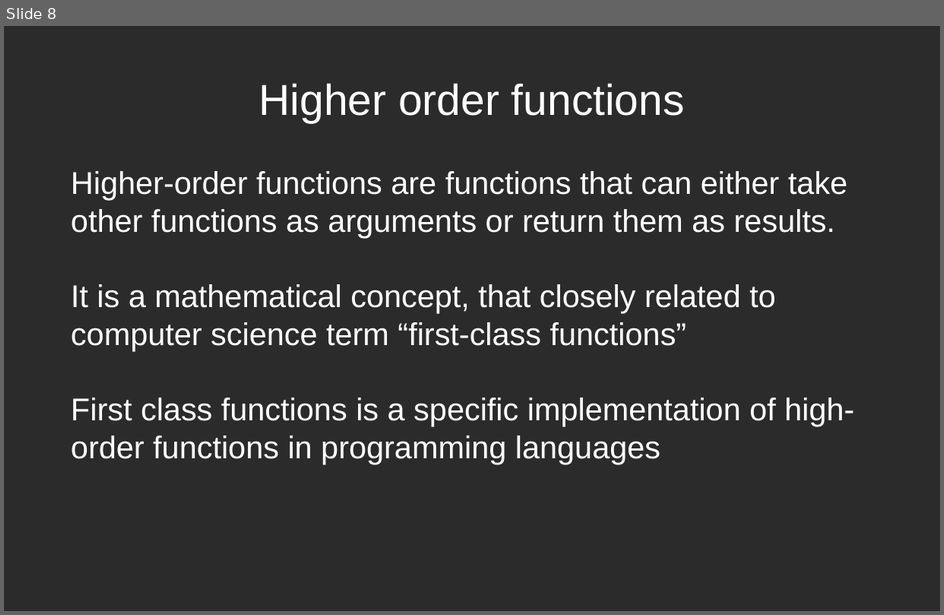
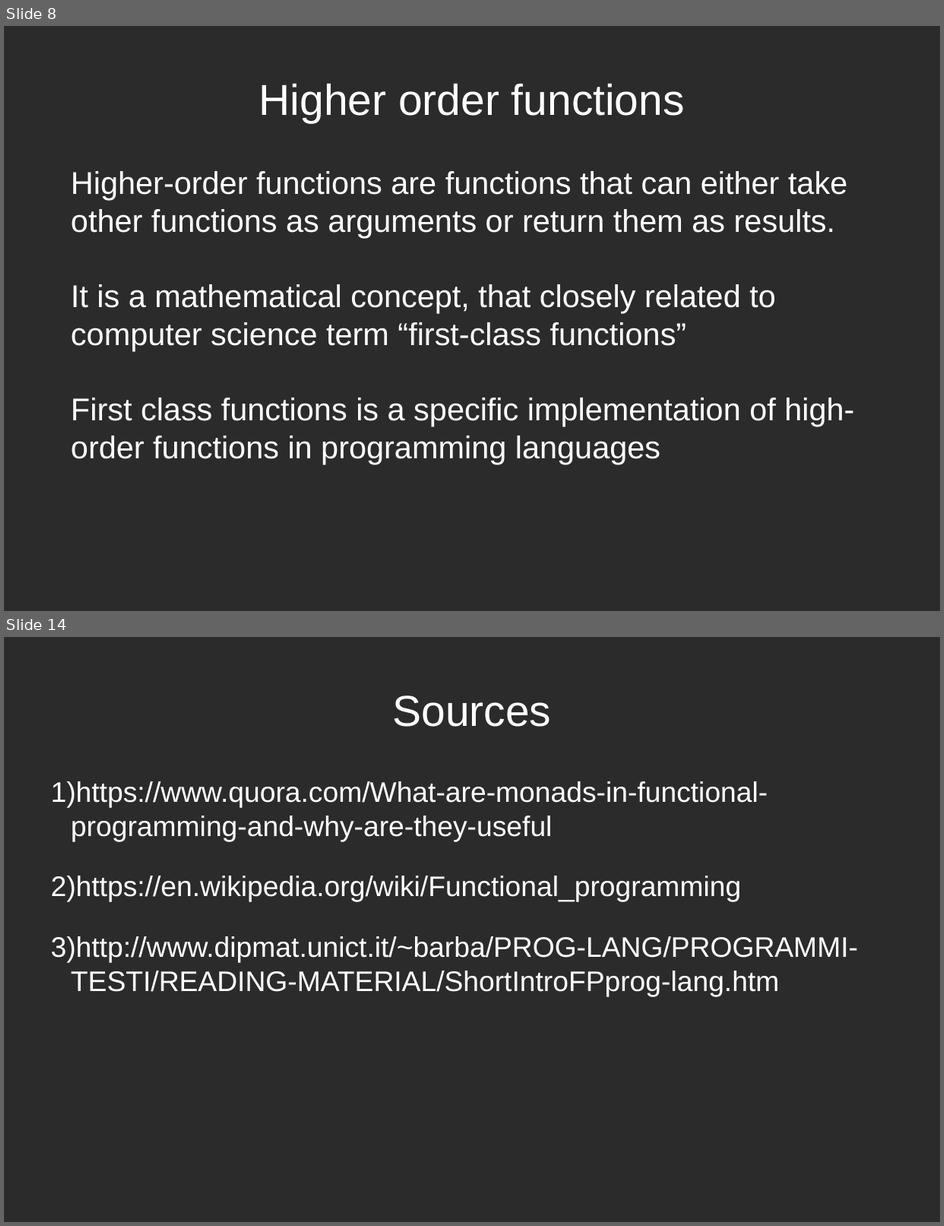
Before and after one commit to fkryvyts/functional_programming, a slide deck: documentation/presentation.odp. Shown one above the other, each under a label of ours: slide 8 before the commit, slides 8 and 14 after it; the slides between them are not shown. The pictures are 944x615 and 944x1226 pixels, drawn with LibreOffice and Linux fonts; fonts in the diff are those of the drawing; background and template pictures are left out; a plain dark background stands for a picture behind light text. Boxes give left, top, right and bottom in pixels: in the first picture for what was removed or moved away, otherwise in the second. Text is boxed around its words. In the diff, an @@ line names an element or a change of style, - is before the commit and + after.

```diff
--- a/documentation/presentation.odp
+++ b/documentation/presentation.odp
@@ slide 14 added at (4,637,940,1222), background picture (left out) @@
@@ title added at (392,696,551,727), 36.7 pt, text #FFFFFF @@
+Sources
@@ subtitle added at (51,781,858,997), 24 pt, text #FFFFFF @@
+1) https://www.quora.com/What-are-monads-in-functional-programming-and-why-are-they-useful
+2) https://en.wikipedia.org/wiki/Functional_programming
+3) http://www.dipmat.unict.it/~barba/PROG-LANG/PROGRAMMI-TESTI/READING-MATERIAL/ShortIntroFPprog-lang.htm
```
Also in this commit, not shown: 5 other slides added.
